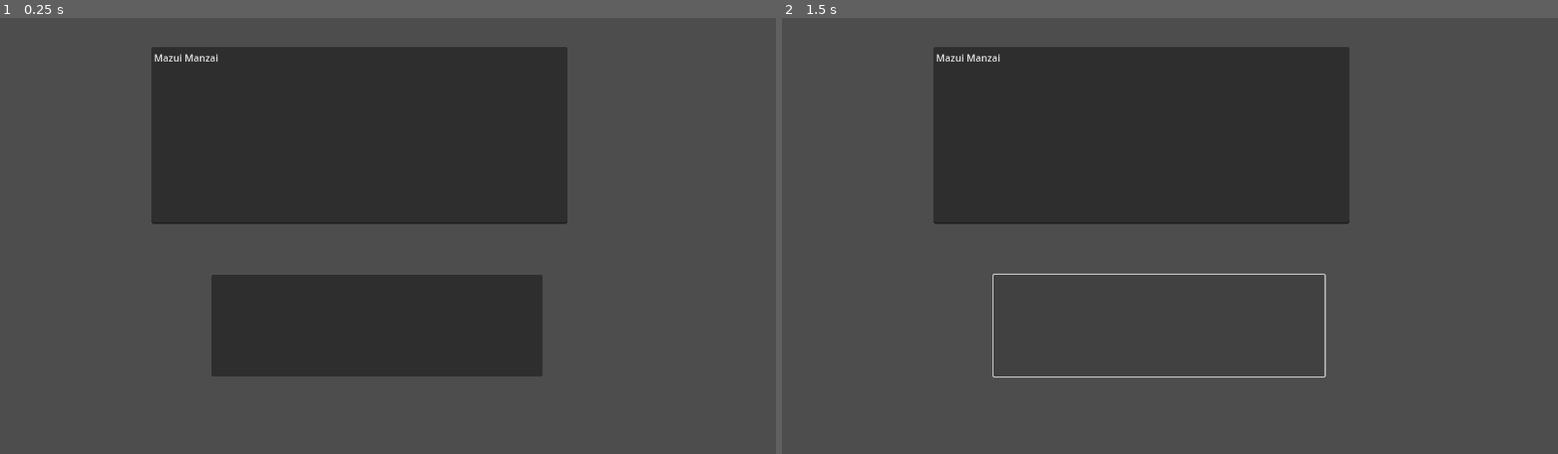
Above: before the commit, frames 1-2 (left to right).
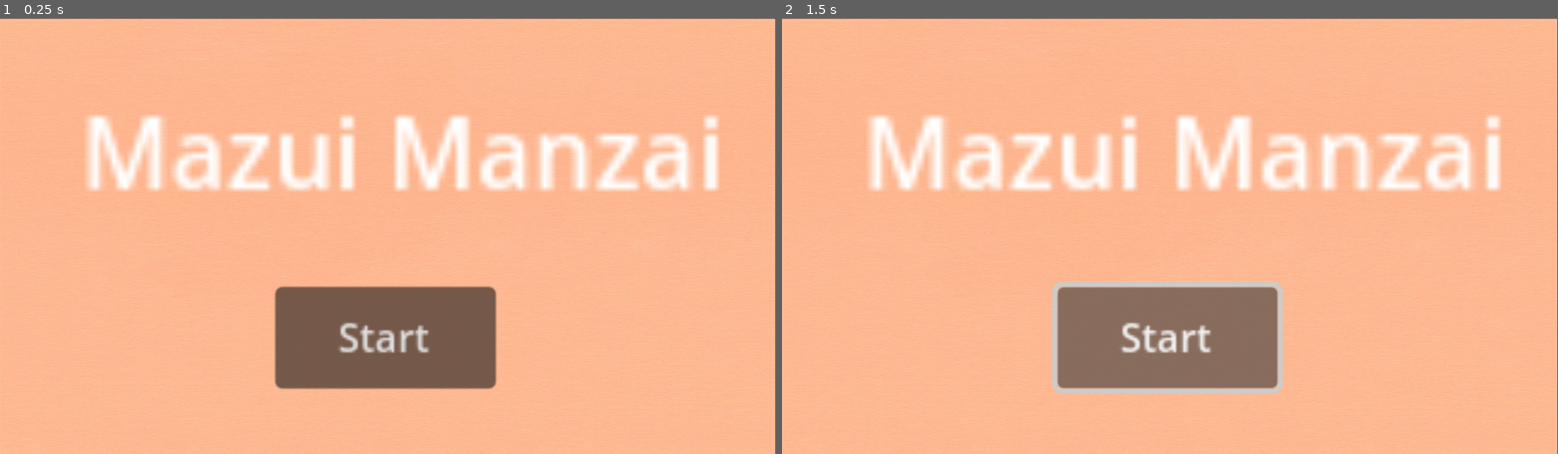
Above: after the commit, the same moments.

Repository: gamedevshirious/MazuiManzai
Game: Godot game, scene res://scenes/Seima/Seima_UI.tscn
The game is run twice, just before and just after one commit, with the same random seed, the same clock (stepped at 60 frames per second) and the same inputs. This scene is started directly instead of the project's main scene.
Inputs (mouse positions are in pixels of both pictures, inside the frame that each line leads up to; where the layout moved, square brackets give the same spot in the first picture):
- Up to frame 1 (0.25 s): no input
- Up to frame 2 (1.5 s): click (1170, 336) [1162, 327] at 0.5 s; click (1170, 336) [1162, 327] at 1.25 s

The runs differ from the first frame. In frame 1, 100% of the frame differs, in the area x 0-100%, y 0-100%; in frame 2, 100%.

Commit message:
karino

Diff:
--- a/scenes/Seima/Seima_UI.tscn
+++ b/scenes/Seima/Seima_UI.tscn
@@ -1,6 +1,5 @@
-[gd_scene load_steps=4 format=3 uid="uid://box8xlq6lmy81"]
+[gd_scene load_steps=3 format=3 uid="uid://box8xlq6lmy81"]
 
-[ext_resource type="Script" path="res://scenes/Seima/Textt.gd" id="1_2pr0f"]
 [ext_resource type="Texture2D" uid="uid://clj1l4b3jrsom" path="res://assets/images/iro.jpg" id="2_lqd0g"]
 
 [sub_resource type="GDScript" id="GDScript_w33jm"]
@@ -24,23 +23,28 @@
 [node name="SeimaNode2D" type="Node2D"]
 script = SubResource("GDScript_w33jm")
 
-[node name="Button" type="Button" parent="."]
-offset_left = 349.0
-offset_top = 424.0
-offset_right = 895.0
-offset_bottom = 592.0
-
-[node name="TextEdit" type="TextEdit" parent="."]
-offset_left = 250.0
-offset_top = 48.0
-offset_right = 936.0
-offset_bottom = 340.0
-text = "Mazui Manzai"
-script = ExtResource("1_2pr0f")
-
 [node name="Iro" type="Sprite2D" parent="."]
-position = Vector2(1512, 932)
-scale = Vector2(0.578125, 0.334279)
+position = Vector2(639, 361)
+scale = Vector2(2, 0.818)
 texture = ExtResource("2_lqd0g")
 
+[node name="Button" type="Button" parent="."]
+offset_left = 454.0
+offset_top = 444.0
+offset_right = 545.0
+offset_bottom = 486.0
+scale = Vector2(4, 4)
+text = "Start
+"
+
+[node name="Label" type="Label" parent="."]
+offset_left = 133.0
+offset_top = 103.0
+offset_right = 240.0
+offset_bottom = 126.0
+scale = Vector2(10, 10)
+text = "Mazui Manzai"
+horizontal_alignment = 1
+vertical_alignment = 1
+
 [connection signal="pressed" from="Button" to="." method="_on_button_pressed"]
